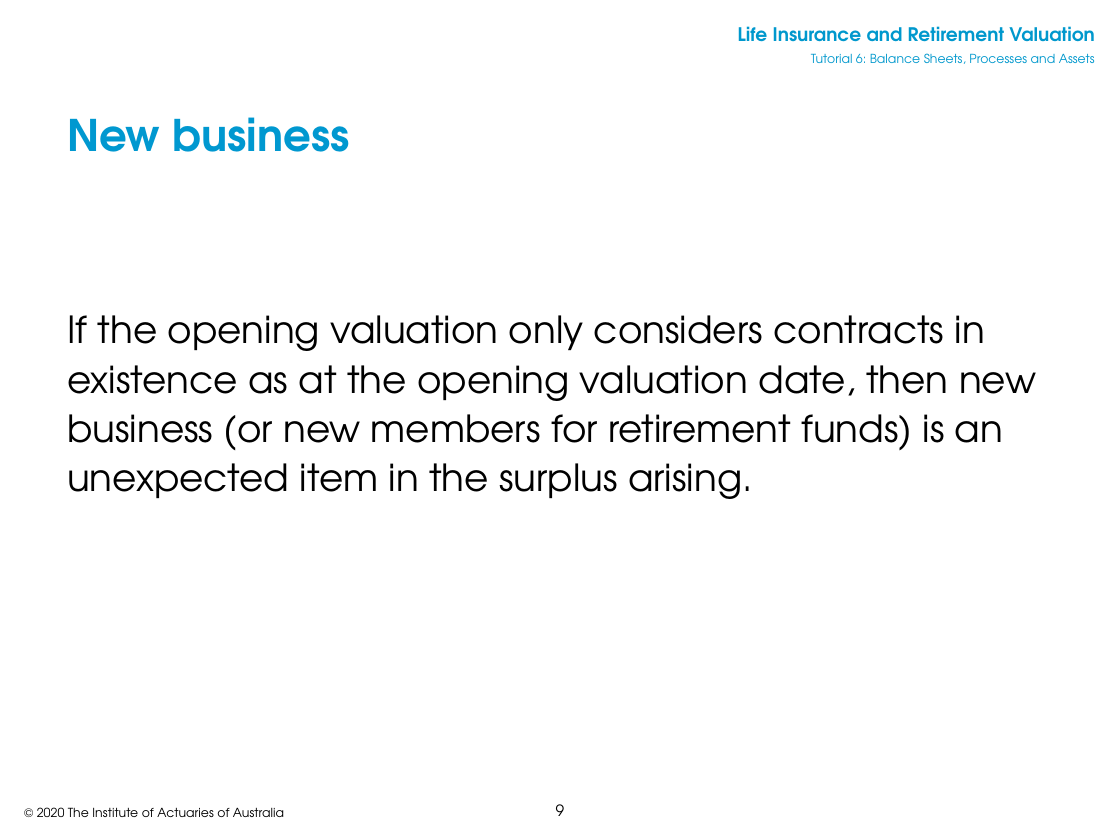
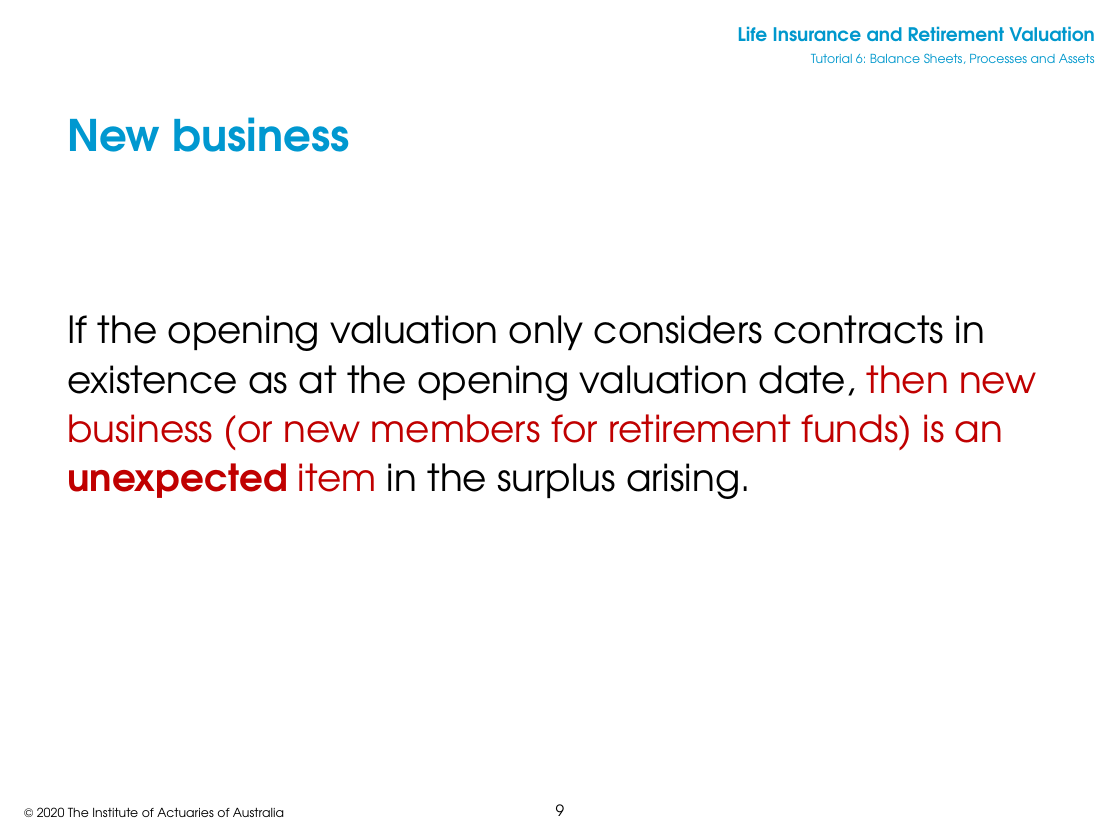
Before and after one commit to Vinc-zhu/my_file, a slide deck: slide 9 of LIRV/Week 8 - Modules 12/LI&R Valuation 2020 S1 Tutorial 7.pptx. Drawn at 1120x840 pixels with LibreOffice and Linux fonts; fonts in the diff are those of the drawing; background and template pictures are left out. Boxes give left, top, right and bottom in pixels: in the first picture for what was removed or moved away, otherwise in the second. Text is boxed around its words. In the diff, an @@ line names an element or a change of style, - is before the commit and + after.

```diff
--- a/LIRV/Week 8 - Modules 12/LI&R Valuation 2020 S1 Tutorial 7.pptx
+++ b/LIRV/Week 8 - Modules 12/LI&R Valuation 2020 S1 Tutorial 7.pptx
@@ text "If the opening valuation only ..." at (67,315,1036,499): text colour #000000 to #C00000 in "then new business (or new members for ..."; bold on in "unexpected" @@
```
Also in this commit, not shown: 2 other slides changed, 4 other files.
